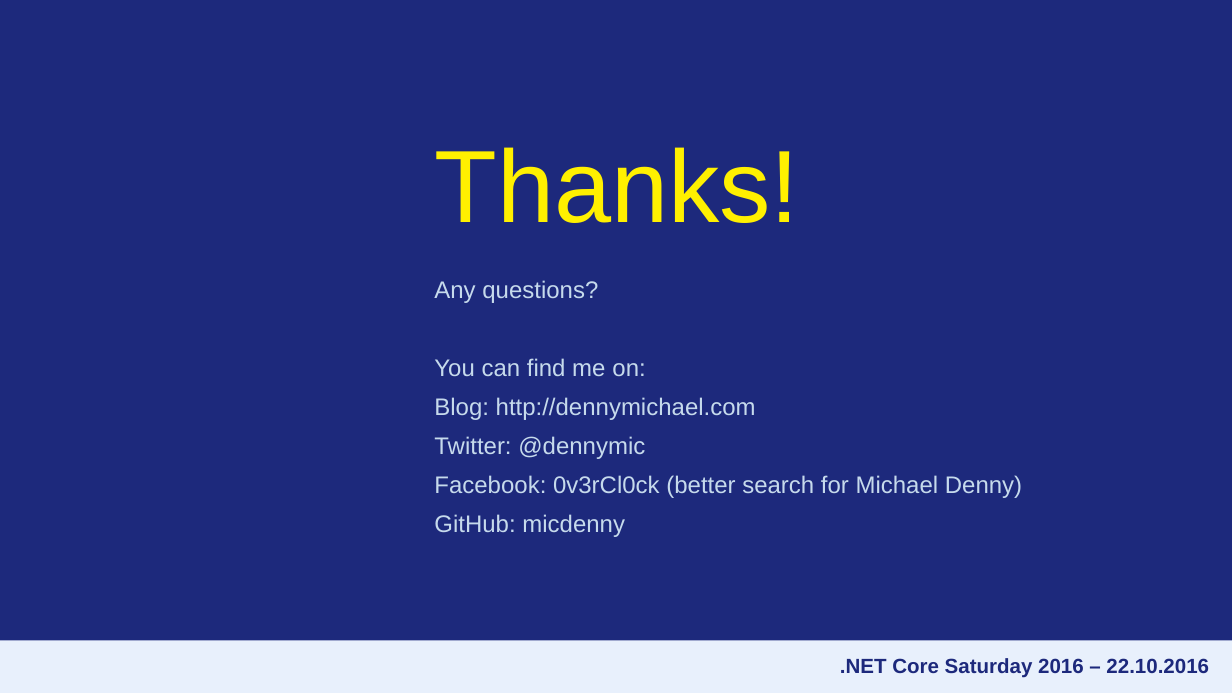
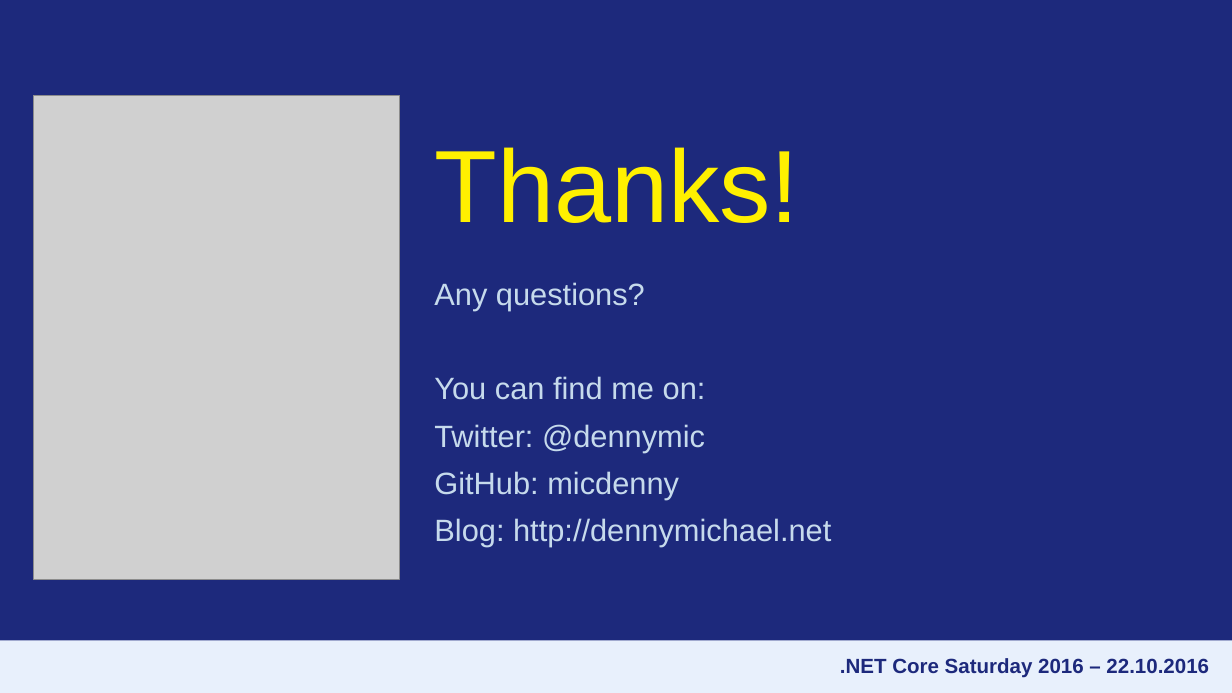
Before and after one commit to holpit/Demo-EFCore, a slide deck: slide 38 of SlideDeck.pptx. Drawn at 1232x693 pixels with LibreOffice and Linux fonts; fonts in the diff are those of the drawing; grey boxes stand for pictures; background and template pictures are left out. Boxes give left, top, right and bottom in pixels: in the first picture for what was removed or moved away, otherwise in the second. Text is boxed around its words. In the diff, an @@ line names an element or a change of style, - is before the commit and + after.

Commit message:
add the latest slide

```diff
--- a/SlideDeck.pptx
+++ b/SlideDeck.pptx
@@ picture added at (33,96,399,579) @@
@@ text at (434,282,706,499): size 14 to 18 pt in "Any questions?", "You can find me on:", "Twitter: @dennymic", "GitHub: micdenny" @@
@@ text at (434,397,756,420): paragraph removed @@
-Blog: http://dennymichael.com
@@ text at (434,475,1022,498): paragraph removed @@
-Facebook: 0v3rCl0ck (better search for Michael Denny)
@@ text at (434,518,831,547): paragraph added @@
+Blog: http://dennymichael.net
```
Also in this commit, not shown: 3 other slides changed.
